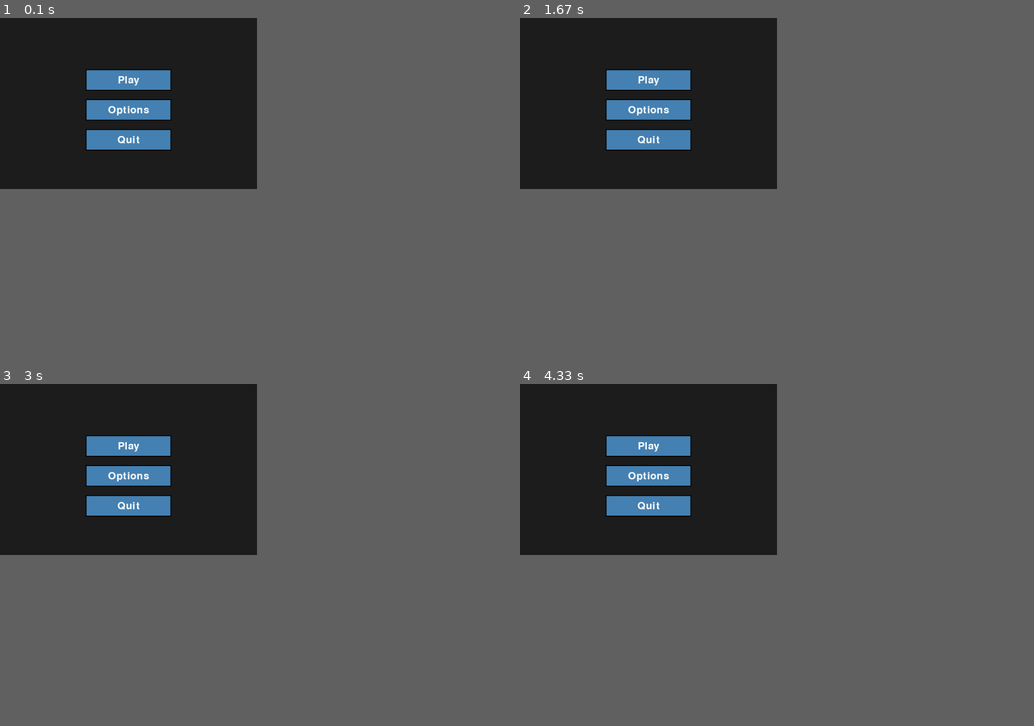
Above: before the commit, frames 1-4 (two rows, left to right).
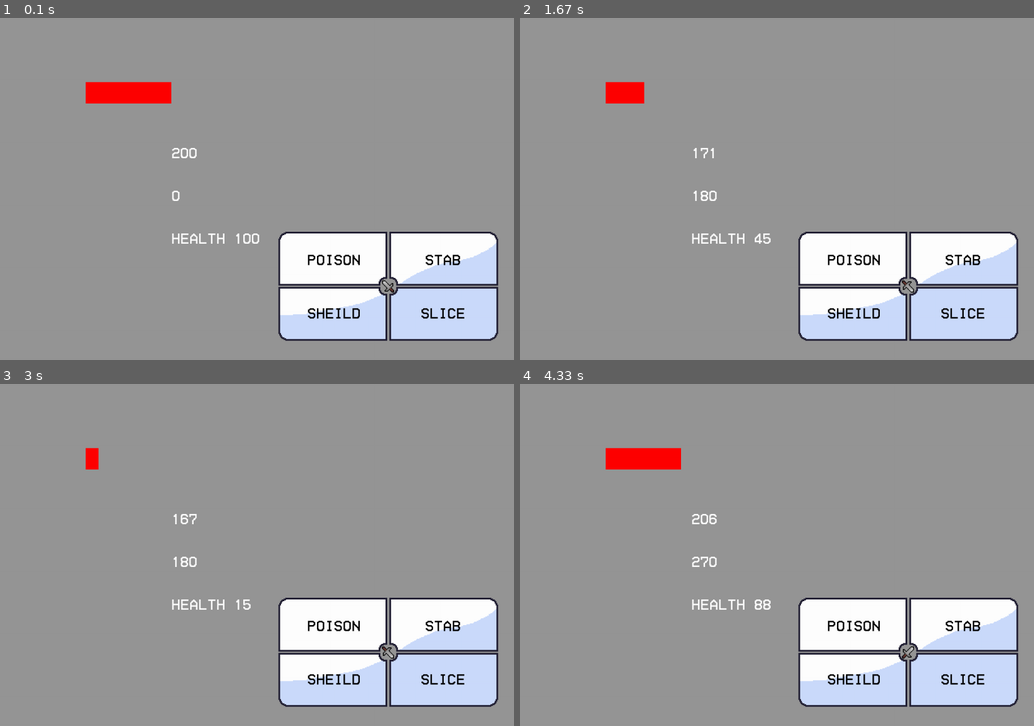
Above: after the commit, the same moments.

Repository: pixl0u/PyGame-spill
Game: pygame game, started from meny.py
Two runs of this game, one before a commit and one after it. Both use one fixed random seed, a clock stepped at 60 frames per second and the inputs below.
Inputs (mouse positions are in pixels of both pictures, inside the frame that each line leads up to):
- Up to frame 1 (0.1 s): no input
- Up to frame 2 (1.67 s): click (854, 257) at 0.38 s, where only the run after the commit has a clickable "Poison"; click (828, 264) at 0.72 s; click (962, 257) at 1.05 s, where only the run after the commit has a clickable "Stab"; click (967, 308) at 1.38 s
- Up to frame 3 (3 s): click (334, 678) at 1.72 s, where only the run after the commit has a clickable "Sheild"; click (452, 684) at 2.55 s
- Up to frame 4 (4.33 s): click (956, 643) at 3.38 s; click (936, 548) at 3.72 s; click (956, 623) at 4.05 s
In our replay, the window is 450x300 before the commit and 900x600 after it. These sizes can differ from the game's own. Grey fills any space a smaller window leaves; there, only what the larger window draws over its background counts as a difference.

The runs differ from the first frame. In frame 1, 39% of the frame differs, in the area x 0-97%, y 0-95%; in frame 2, 39%; in frame 3, 39%; in frame 4, 39%.

Commit message:
turn based systen

Diff:
--- a/meny.py
+++ b/meny.py
@@ -1,23 +1,28 @@
 import pygame
 import sys
-
+import random
 pygame.init()
 
 # Screen
-WIDTH, HEIGHT = 600, 400
+WIDTH, HEIGHT = 1200, 800
 screen = pygame.display.set_mode((WIDTH, HEIGHT))
-pygame.display.set_caption("Menu Example")
+pygame.display.set_caption("6️⃣7️⃣🤥")
 clock = pygame.time.Clock()
 
 # Colors
-BG_COLOR = (30, 30, 30)
+BG_COLOR = (150, 150, 150)
 BUTTON_COLOR = (70, 130, 180)
 HOVER_COLOR = (100, 170, 220)
-TEXT_COLOR = (255, 255, 255)
+TEXT_COLOR = (0, 0, 0)
+top = pygame.image.load('images/top_right.png')
+top2 = pygame.image.load('images/top_left.png')
+bot = pygame.image.load('images/bottom_right.png')
+bot2 = pygame.image.load('images/bottom_left.png')
+mid = pygame.image.load('images/middle.png')
+# Font
+font = pygame.font.Font('images/HomeVideo-BLG6G.ttf', 34)
 
-# Font
-font = pygame.font.SysFont(None, 36)
-
+red=(255,0,0)
 # Button class
 class Button:
     def __init__(self, text, x, y, w, h):
@@ -26,8 +31,7 @@
 
     def draw(self, surface):
         color = HOVER_COLOR if self.rect.collidepoint(pygame.mouse.get_pos()) else BUTTON_COLOR
-        pygame.draw.rect(surface, color, self.rect)
-        pygame.draw.rect(surface, (0, 0, 0), self.rect, 2)
+
 
         text_surf = font.render(self.text, True, TEXT_COLOR)
         text_rect = text_surf.get_rect(center=self.rect.center)
@@ -42,31 +46,143 @@
 
 # Create buttons
 buttons = [
-    Button("Play", 200, 120, 200, 50),
-    Button("Options", 200, 190, 200, 50),
-    Button("Quit", 200, 260, 200, 50)
+    Button("Stab", 905, 500, 129*2, 65*2),
+    Button("Slice", 905, 625, 129*2, 65*2),
+    Button("Poison", 650, 500, 129*2, 65*2),
+    Button("Sheild", 650, 625, 129*2, 65*2)
 ]
-
+te = 100
+angle = 0
+x=3
+phealth= 200
+poison=0
+k=5
 # Game loop
 while True:
     for event in pygame.event.get():
         if event.type == pygame.QUIT:
             pygame.quit()
             sys.exit()
+        #healthbar.width = pygame.math.lerp(healthbar.width,te,0.1)
+        #healthbar=pygame.Rect(200, 150, healthbar.width, 50)
+        healthbar=pygame.Rect(200, 150, te*2, 50)
 
+
+        for i in range(3):
+            if te<=0:
+                te=0
+                x=x-1
+                if x>0:
+                    new_health=random.randint(100,300)
+                    te=new_health
+                    phealth=phealth+50
+
+
+
+        #knappene kinda
         for button in buttons:
+
             if button.clicked(event):
+                crit=random.randint(1,100)
+                print (f"{crit} crit")
                 print(f"{button.text} clicked!")
+                if poison==1:
+                    k=k-1
+                    te=te-10
+                    if k<=0:
+                        poison=0
+                if phealth<=0 or x==0:
+                    if phealth<=0:
+                        print('du tapte')
+                    elif x==0:
+                        print('du vant')
+                else:
+                    damage=random.randint(1,10)
+                    phealth=phealth-damage
+                    if button.text == 'Stab':
+                        if te<=0:
+                            print(f"{te} Health")
+                        else:
+                            if crit >=95:
+                                te=te-30
+                            else:
+                                te = te - 15
+                        if angle==270:
+                            mid = pygame.transform.rotate(mid,0)
+                        else:
+                            mid = pygame.transform.rotate(mid,270-angle)
+                            angle = 270
+                        print(te)
 
-                if button.text == "Quit":
-                    pygame.quit()
-                    sys.exit()
+                    elif button.text == 'Slice':
+                        if te<=0:
+                            print(f"{te} Health")
+                        else:
+                            if crit >=95:
+                                te=te-20
+                            else:
+                                te = te - 10
+                        if angle==180:
+                            mid = pygame.transform.rotate(mid,0)
+                        else:
+                            mid = pygame.transform.rotate(mid,180-angle)
+                            angle = 180
+                        print(f"{te} Health")
+                    elif button.text == 'Poison':
+                        if te<=0:
+                            print(f"{te} Health")
+                        else:
+                            k=5
+                            poison=1
+                        if angle==360:
+                            mid = pygame.transform.rotate(mid,0)
+                        else:
+                            mid = pygame.transform.rotate(mid,360-angle)
+                            angle = 360
+                        print(f"{te} Health")
+                    elif button.text == 'Sheild':
+                        if te<=0:
+                            print(f"{te} Health")
+                        else:
+                           phealth=phealth+damage
+                        if angle==90:
+                            mid = pygame.transform.rotate(mid,0)
+                        else:
+                            mid = pygame.transform.rotate(mid,90-angle)
+                            angle = 90
+                        print(f"{te} Health")
+
+
+
 
     # Draw
     screen.fill(BG_COLOR)
-
+    screen.blit(top,(905,500))
+    screen.blit(top2,(650,500))
+    screen.blit(bot,(905,625))
+    screen.blit(bot2,(650,625))
+    screen.blit(mid,(892,614))
+    text = font.render(
+        f'health {te}',
+        True,
+        (255, 255, 255)
+    )
+    screen.blit(text, (400, 500))
+    text1 = font.render(
+        f'{angle}',
+        True,
+        (255, 255, 255)
+    )
+    screen.blit(text1, (400, 400))
+    text2 = font.render(
+        f'{phealth}',
+        True,
+        (255, 255, 255)
+    )
+    screen.blit(text2,(400,300))
+    pygame.draw.rect(screen,red,healthbar)
     for button in buttons:
-        button.draw(screen)
+     button.draw(screen)
 
     pygame.display.flip()
     clock.tick(60)
Not shown, changed: README.md
Binary file added: images/HomeVideo-BLG6G.ttf
Binary file added: images/PixelOperator8.ttf
Binary file added: images/bottom_left.png
Binary file added: images/bottom_right.png
Binary file added: images/middle.png
Binary file added: images/top_left.png
Binary file added: images/top_right.png
